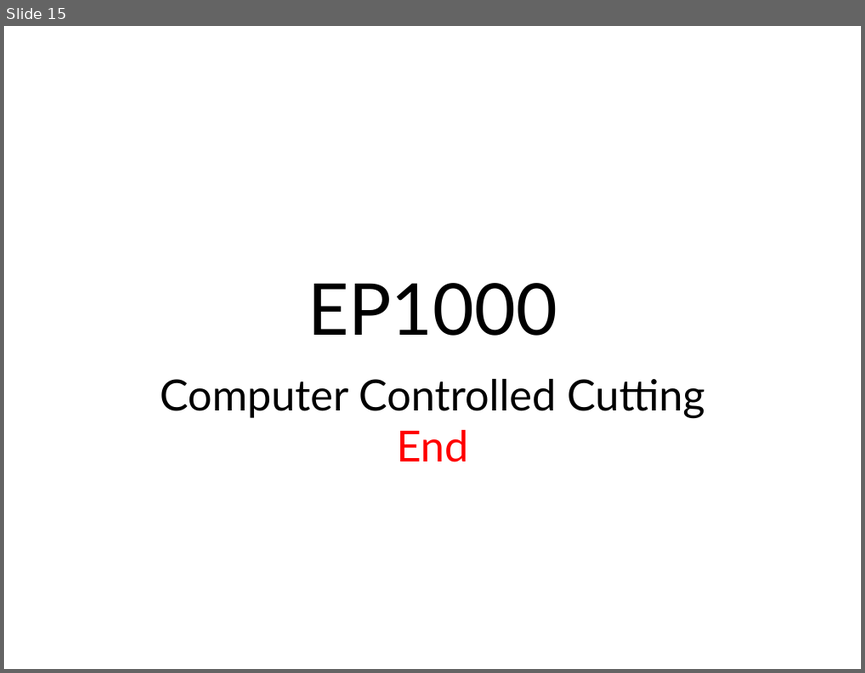
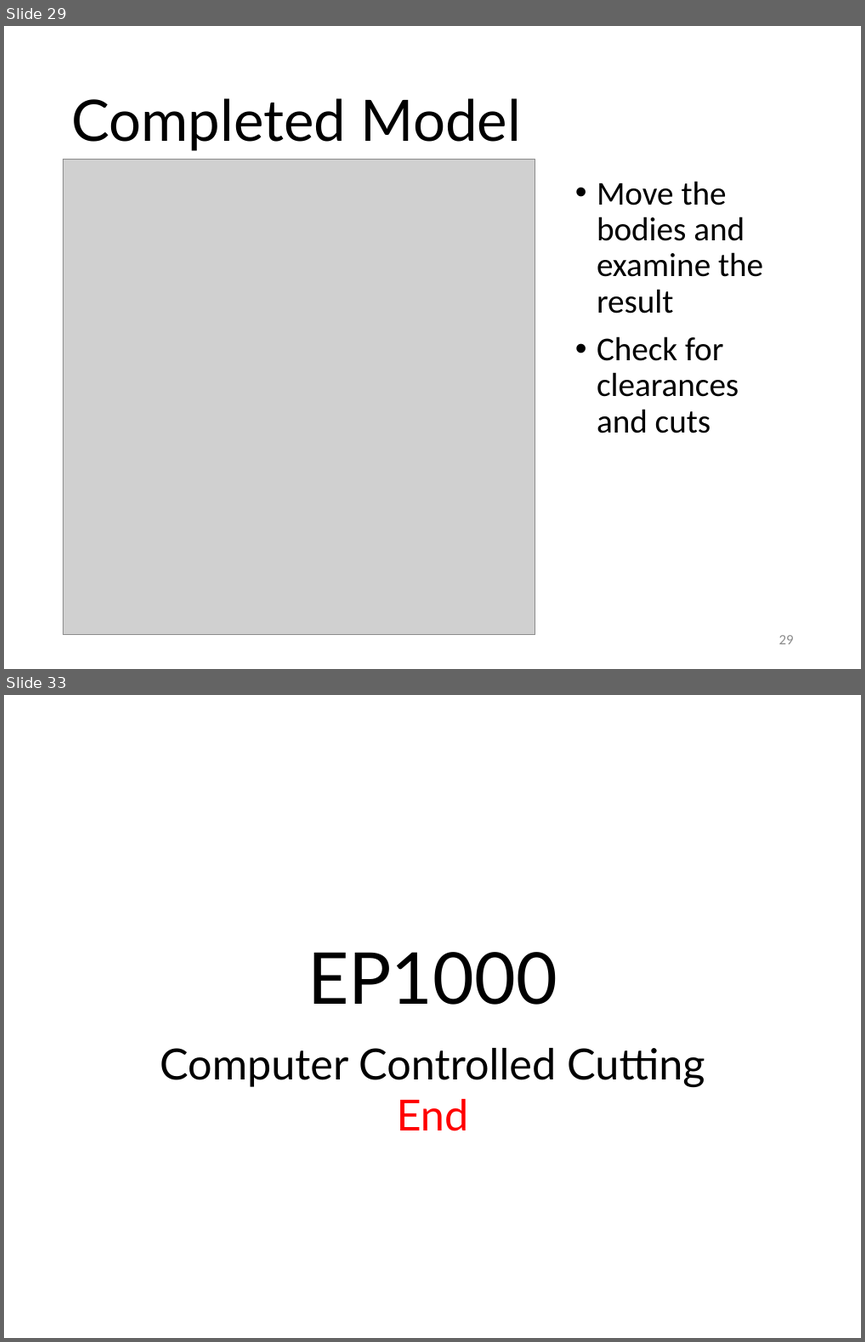
Before and after one commit to RDorville/digfab, a slide deck: presentations/ep1000_cutting/ep1000_cutting.pptx. Shown one above the other, each under a label of ours: slide 15 before the commit, slides 29 and 33 after it; the slides between them are not shown. The pictures are 865x673 and 865x1342 pixels, drawn with LibreOffice and Linux fonts; fonts in the diff are those of the drawing; grey boxes stand for pictures; background and template pictures are left out. Boxes give left, top, right and bottom in pixels: in the first picture for what was removed or moved away, otherwise in the second. Text is boxed around its words. In the diff, an @@ line names an element or a change of style, - is before the commit and + after.

```diff
--- a/presentations/ep1000_cutting/ep1000_cutting.pptx
+++ b/presentations/ep1000_cutting/ep1000_cutting.pptx
@@ slide 29 added at (4, 26, 861, 669), background #FFFFFF @@
@@ title added at (71, 98, 521, 151), 48 pt, text #000000 @@
+Completed Model
@@ picture added at (64, 159, 535, 635) @@
@@ text added at (596, 181, 763, 433), 28 pt, text #000000 @@
+• Move the bodies and examine the result
+• Check for clearances and cuts
@@ page number added at (779, 635, 794, 644), 12 pt, text #8C8C8C @@
+29
@@ what was slide 15 is now slide 33 @@
```
Also in this commit, not shown: 17 other slides added, 24 other files.
